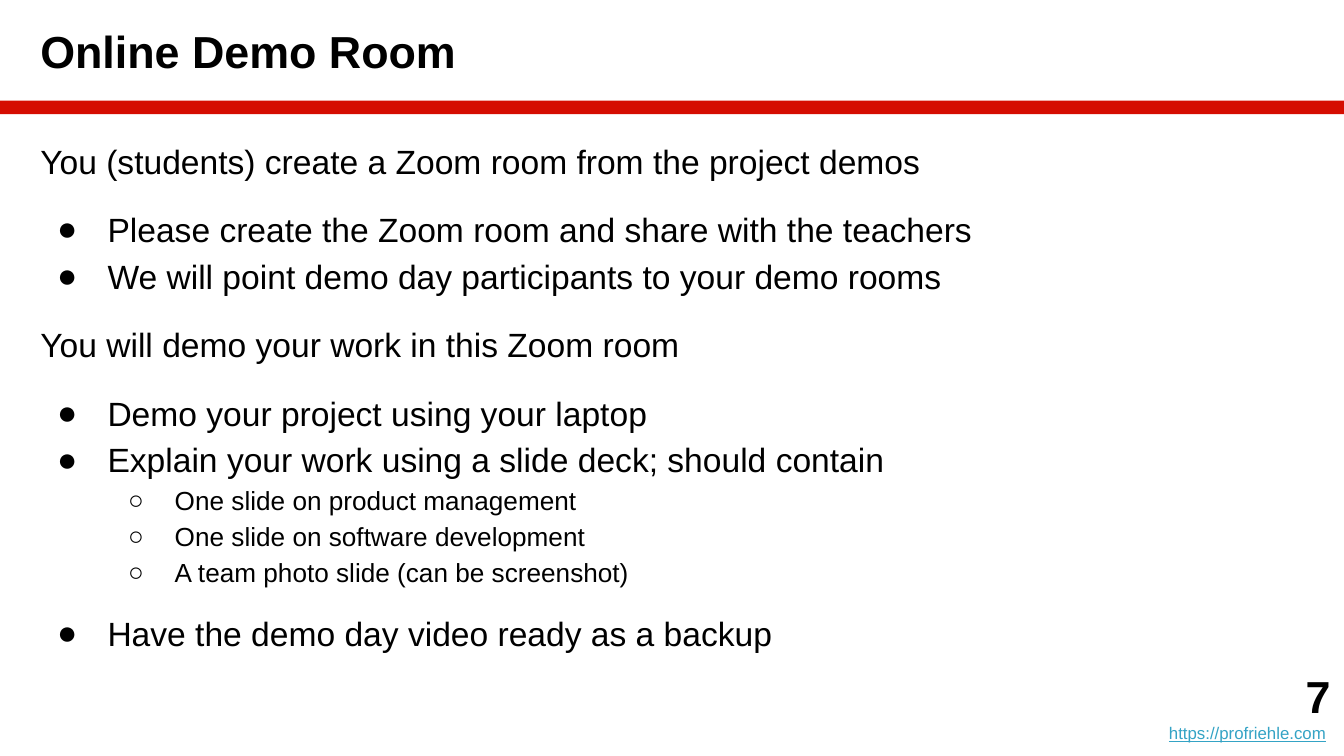
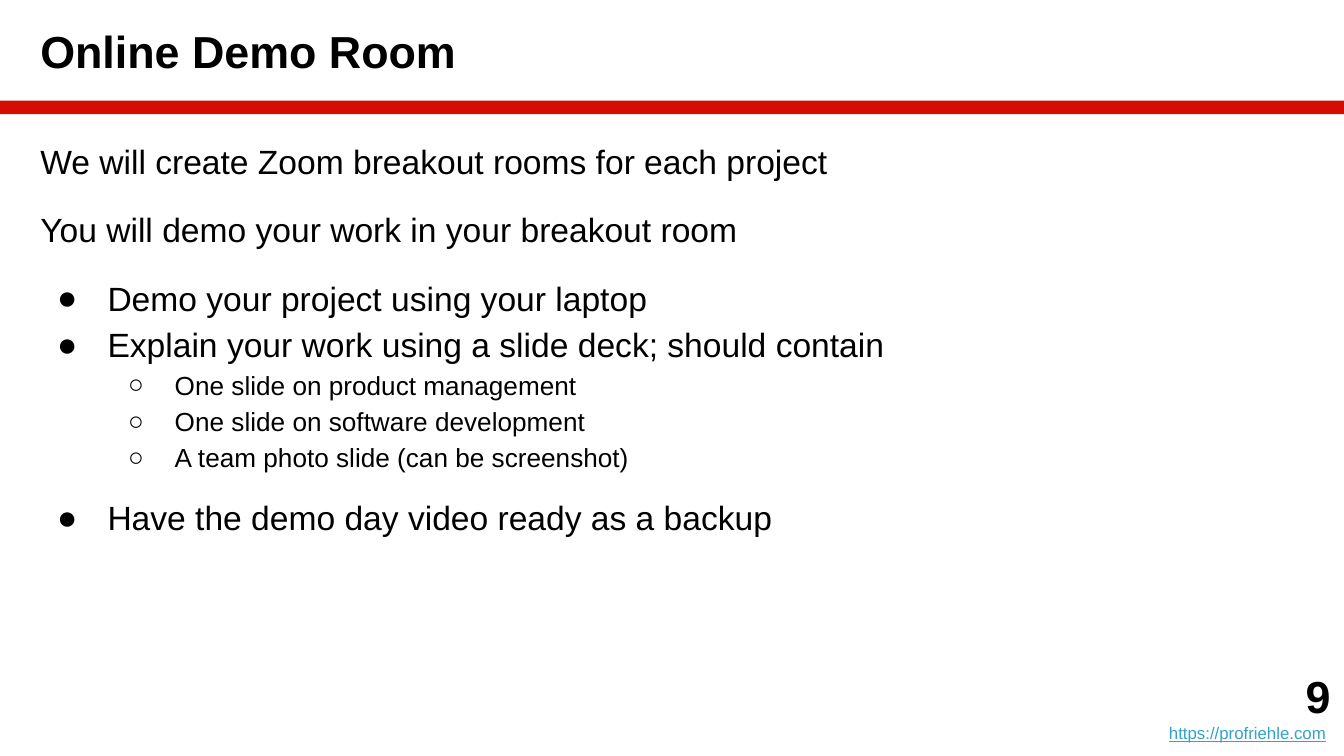
Before and after one commit to dirkriehle/amos-course, a slide deck: slide 9 of Lecture slides/AMOS B07 - Demo Day Preparation.pptx (slide 7 before the commit). Drawn at 1344x756 pixels with LibreOffice and Linux fonts; fonts in the diff are those of the drawing. Boxes give left, top, right and bottom in pixels: in the first picture for what was removed or moved away, otherwise in the second. Text is boxed around its words. In the diff, an @@ line names an element or a change of style, - is before the commit and + after.

```diff
--- a/Lecture slides/AMOS B07 - Demo Day Preparation.pptx
+++ b/Lecture slides/AMOS B07 - Demo Day Preparation.pptx
@@ text at <box>40,149,827,248</box>: text changed @@
-You (students) create a Zoom room from the project demos
-● Please create the Zoom room and share with the teachers
-● We will point demo day participants to your demo rooms
-You will demo your work in this Zoom room
+We will create Zoom breakout rooms for each project
+You will demo your work in your breakout room
@@ text at <box>1306,681,1331,714</box>: text changed @@
-7
+9
```
Also in this commit, not shown: 4 other slides changed, 13 slides added, 1 slide removed, 15 other files.
